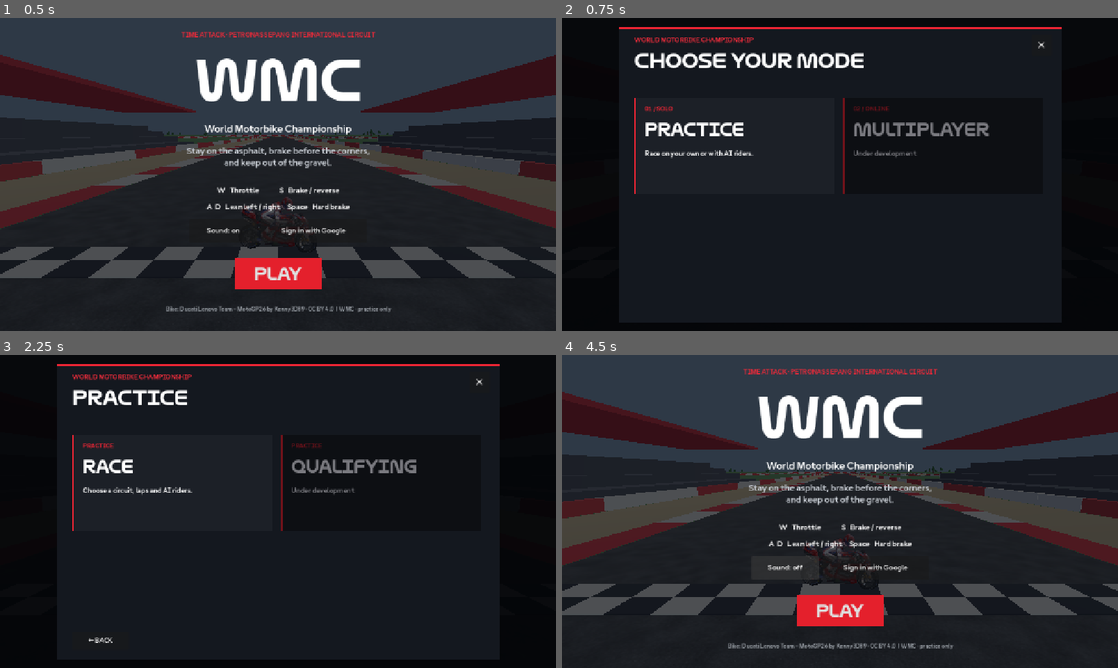
Above: before the commit, frames 1-4 (two rows, left to right).
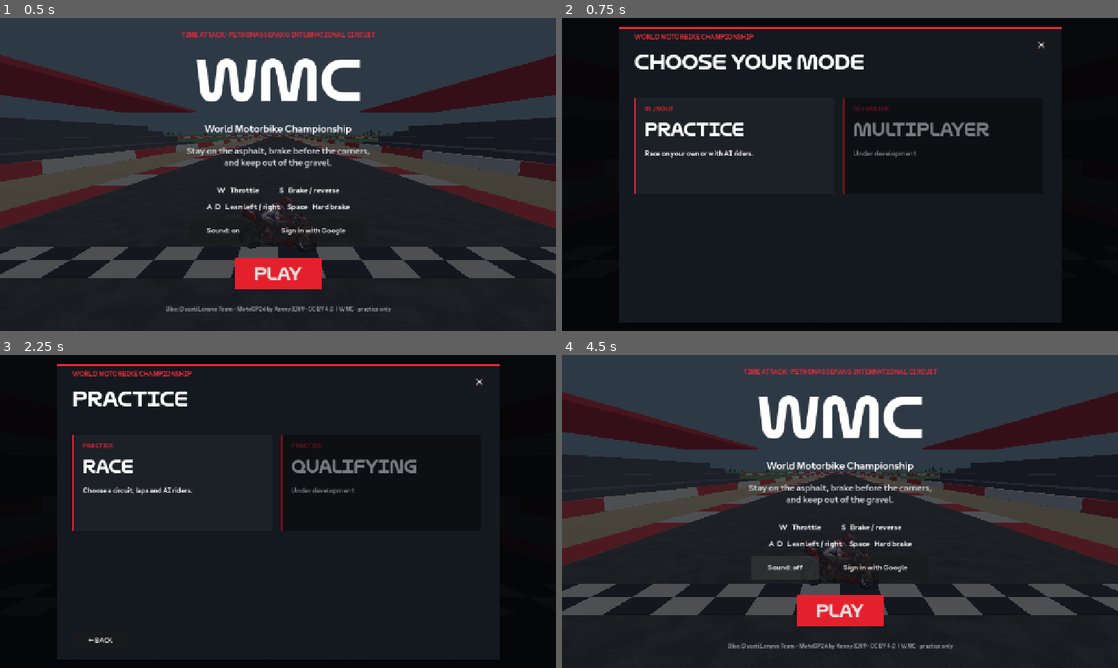
Above: after the commit, the same moments.

Repository: Ahad00010/WMC
Game: Godot game, scene res://main.tscn
Two runs of this game, one before a commit and one after it. Both use one fixed random seed, a clock stepped at 60 frames per second and the inputs below.
Inputs:
- Up to frame 1 (0.5 s): no input
- Up to frame 2 (0.75 s): click "PLAY" at 0.5 s
- Up to frame 3 (2.25 s): click "PLAY" at 1.25 s; click "01 / SOLO" at 2 s
- Up to frame 4 (4.5 s): click "Sign in with Google" at 2.75 s; click "✕" at 3.5 s; click "Sound: on" at 4.25 s

Frame 1 is identical in both runs. In frame 2, 1.4% of the frame differs, in the area x 13-55%, y 5-17%; in frame 3, 0.9%; in frame 4, nothing differs.

Commit message:
Check practice UI layout and real speed multiplier
Co-authored-by: arena-agent <297053741+arena-agent@users.noreply.github.com>

Diff:
--- a/native-prototype/race_menu.gd
+++ b/native-prototype/race_menu.gd
@@ -42,9 +42,9 @@
  top.position = Vector2(0, 0)
  top.size = Vector2(1020, 5)
  card.add_child(top)
- var eyebrow := _label(card, "WORLD MOTORBIKE CHAMPIONSHIP", 16, Vector2(36, 22))
+ var eyebrow := _label(card, "WORLD MOTORBIKE CHAMPIONSHIP", 16, Vector2(36, 15))
  eyebrow.add_theme_color_override("font_color", Color("f32c3b"))
- heading = _label(card, "", 42, Vector2(36, 49), true)
+ heading = _label(card, "", 42, Vector2(36, 52), true)
  var close := _button(card, "✕", Vector2(950, 18), Vector2(48, 48), 24)
  close.pressed.connect(func(): visible = false)
  body = Control.new()
@@ -118,7 +118,7 @@
  _label(body, "Race laps (1–10)", 19, Vector2(0, 0))
  laps_label = _label(body, "3", 22, Vector2(420, 0))
  lap_slider = HSlider.new()
- lap_slider.position = Vector2(0, 35)
+ lap_slider.position = Vector2(0, 40)
  lap_slider.size = Vector2(460, 35)
  lap_slider.min_value = 1
  lap_slider.max_value = 10
--- a/native-prototype/race_smoke.gd
+++ b/native-prototype/race_smoke.gd
@@ -46,6 +46,17 @@
    _fail("Circuit did not build: " + id)
    return
  # Start from the actual circuit button signal, exercising the menu values.
+ await process_frame
+ var circuit_items = game.race_menu.body.get_children()
+ for i in range(circuit_items.size()):
+  var item: Control = circuit_items[i]
+  if item.position.x < 0 or item.position.y < 0 or item.position.x + item.size.x > 949 or item.position.y + item.size.y > 481:
+   _fail("Circuit selection item is outside its panel: %s %s" % [item.name, item.get_rect()])
+   return
+  for j in range(i):
+   if item.get_rect().intersects(circuit_items[j].get_rect()):
+    _fail("Circuit controls overlap: %s %s and %s %s" % [item.name, item.get_rect(), circuit_items[j].name, circuit_items[j].get_rect()])
+    return
  var circuit_button: Button = null
  for child in game.race_menu.body.get_children():
   if child is Button and child.get_child_count() > 0 and child.get_child(0).has_method("set_points"):
@@ -59,6 +70,21 @@
  if not game.active or not game.racing or game.race_laps != 2 or game.speed_factor != 2 or game.ai_riders.size() != 9 or not game.mini_map.show_riders:
   _fail("Race selection did not start with selected settings")
   return
+ # The speed selector advances the real driving simulation, not just the HUD.
+ game.touch["accelerate"] = true
+ game.speed = 0.0
+ var saved_position: Vector3 = game.bike.position
+ var saved_heading: float = game.heading
+ game._driving_step(1.0 / 60.0)
+ var normal_gain: float = game.speed
+ game.bike.position = saved_position
+ game.heading = saved_heading
+ game.speed = 0.0
+ game._physics_process(1.0 / 60.0)
+ if game.speed < normal_gain * 1.8:
+  _fail("Speed multiplier did not change bike acceleration")
+  return
+ game.touch["accelerate"] = false
  var before: float = game.ai_riders[0].progress
  for i in range(120):
   game._update_ai(1.0 / 60.0)
